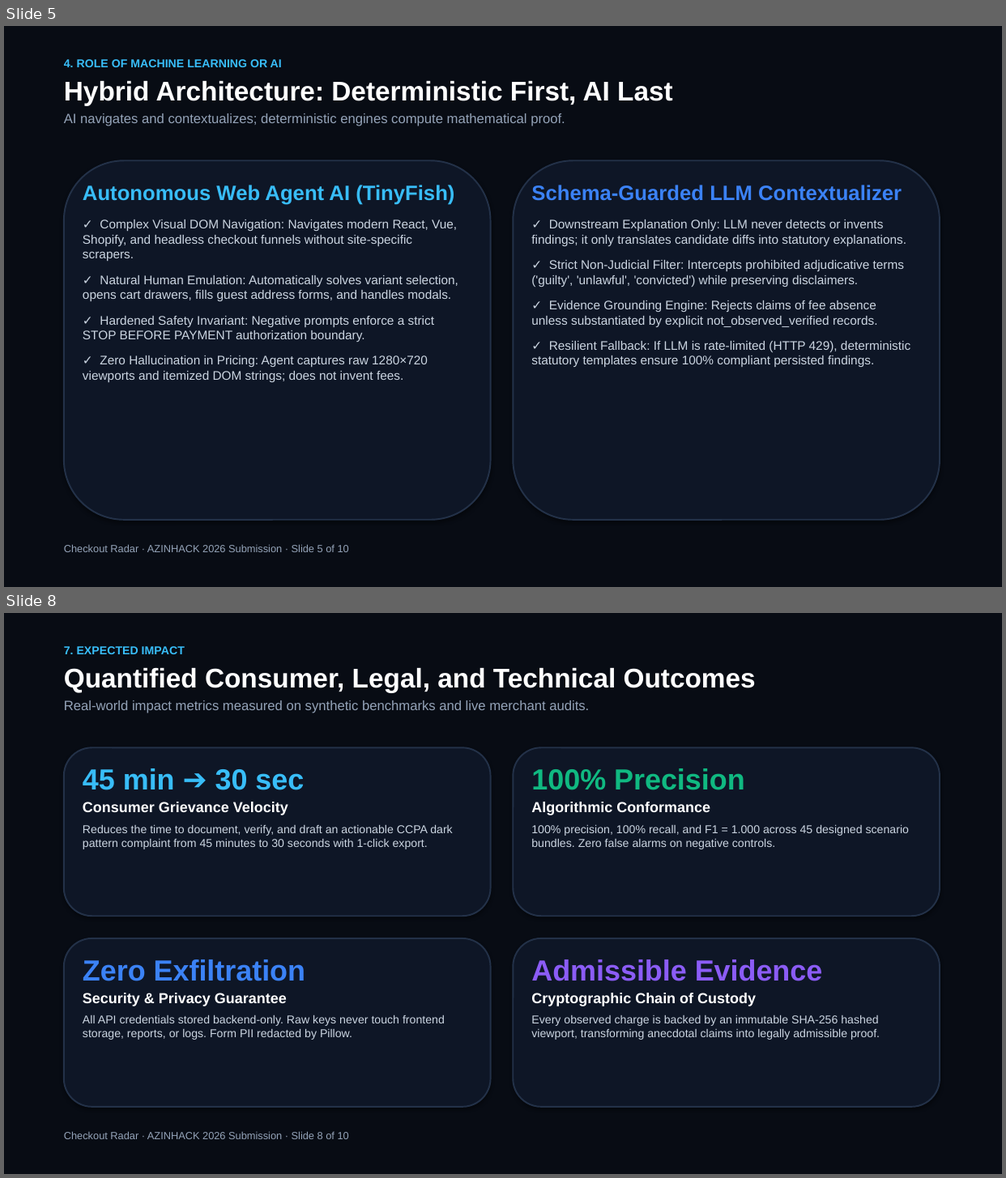
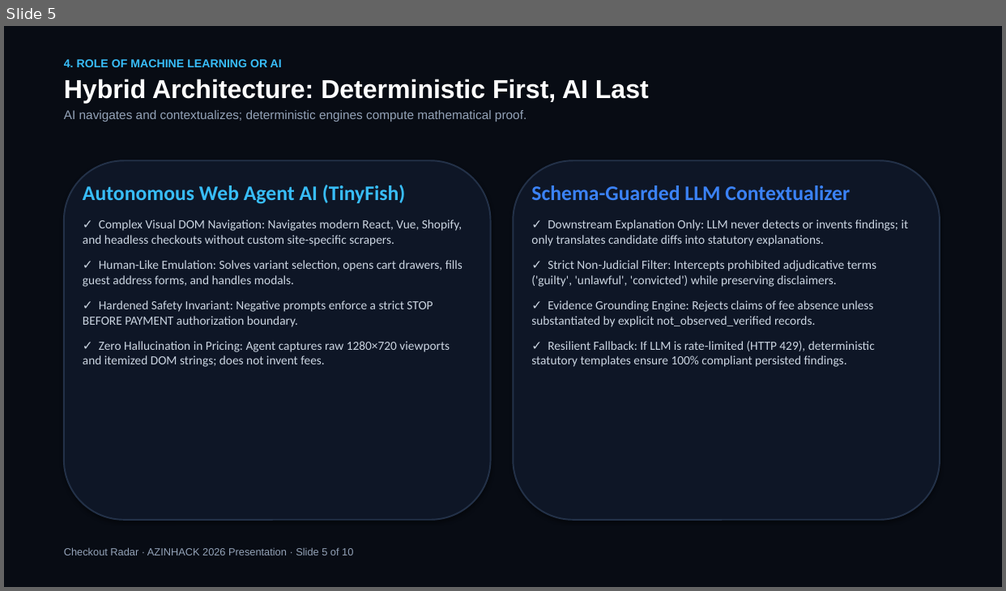
Before and after one commit to patchyevolve/CheckOutRadar, a slide deck: docs/pitch/Checkout_Radar_AZINHACK_2026.pptx. Shown one above the other, each under a label of ours: slides 5 and 8 before the commit, slide 5 after it; the slides between them are not shown. The pictures are 1006x1178 and 1006x591 pixels, drawn with LibreOffice and Linux fonts; fonts in the diff are those of the drawing. Boxes give left, top, right and bottom in pixels: in the first picture for what was removed or moved away, otherwise in the second. Text is boxed around its words. In the diff, an @@ line names an element or a change of style, - is before the commit and + after.

Commit message:
docs(pitch): upgrade pitch presentation with rich visual layout, embedded UI screenshots, and presentation runbook

```diff
--- a/docs/pitch/Checkout_Radar_AZINHACK_2026.pptx
+++ b/docs/pitch/Checkout_Radar_AZINHACK_2026.pptx
@@ slide 8 removed at (4, 613, 1002, 1174), background #FFFFFF @@
@@ rectangle removed at (4, 613, 1002, 1174) @@
@@ text removed at (64, 646, 756, 713) @@
-7. EXPECTED IMPACT
-Quantified Consumer, Legal, and Technical Outcomes
-Real-world impact metrics measured on synthetic benchmarks and live merchant audits.
@@ rounded rectangle removed at (64, 747, 491, 916) @@
@@ rounded rectangle removed at (513, 747, 940, 916) @@
@@ text removed at (83, 769, 452, 850) @@
-45 min ➔ 30 sec
-Consumer Grievance Velocity
-Reduces the time to document, verify, and draft an actionable CCPA dark pattern complaint from 45 minutes to 30 seconds with 1-click export.
@@ text removed at (531, 769, 909, 850) @@
-100% Precision
-Algorithmic Conformance
-100% precision, 100% recall, and F1 = 1.000 across 45 designed scenario bundles. Zero false alarms on negative controls.
@@ rounded rectangle removed at (64, 939, 491, 1107) @@
@@ rounded rectangle removed at (513, 939, 940, 1107) @@
@@ text removed at (83, 960, 445, 1040) @@
-Zero Exfiltration
-Security & Privacy Guarantee
-All API credentials stored backend-only. Raw keys never touch frontend storage, reports, or logs. Form PII redacted by Pillow.
@@ text removed at (531, 960, 880, 1040) @@
-Admissible Evidence
-Cryptographic Chain of Custody
-Every observed charge is backed by an immutable SHA-256 hashed viewport, transforming anecdotal claims into legally admissible proof.
@@ text removed at (64, 1131, 349, 1139) @@
-Checkout Radar · AZINHACK 2026 Submission · Slide 8 of 10
@@ slide 5 changed as well @@
@@ text "4. ROLE OF MACHINE LEARNING ..." at (64, 59, 649, 122): size 26 to 25 pt in "Hybrid Architecture: Deterministic First, AI Last"; size 13 to 12 pt in "AI navigates and contextualizes; deterministic engines compu ..."; less space between paragraphs @@
@@ text at (83, 185, 450, 367): font Arial to Calibri in "Autonomous Web Agent AI (TinyFish)", "✓ Hardened Safety Invariant: Negative prompts enforce ...", "✓ Zero Hallucination in Pricing: Agent captures ..." @@
@@ text "Schema-Guarded LLM Contextualizer" at (531, 186, 909, 367): font Arial to Calibri @@
@@ text at (83, 220, 462, 287): text changed; font Arial to Calibri @@
-✓ Complex Visual DOM Navigation: Navigates modern React, Vue, Shopify, and headless checkout funnels without site-specific scrapers.
-✓ Natural Human Emulation: Automatically solves variant selection, opens cart drawers, fills guest address forms, and handles modals.
+✓ Complex Visual DOM Navigation: Navigates modern React, Vue, Shopify, and headless checkouts without custom site-specific scrapers.
+✓ Human-Like Emulation: Solves variant selection, opens cart drawers, fills guest address forms, and handles modals.
@@ text at (64, 548, 353, 556): text changed @@
-Checkout Radar · AZINHACK 2026 Submission · Slide 5 of 10
+Checkout Radar · AZINHACK 2026 Presentation · Slide 5 of 10
```
Also in this commit, not shown: 8 other slides changed, 1 slide added, 13 other files.
